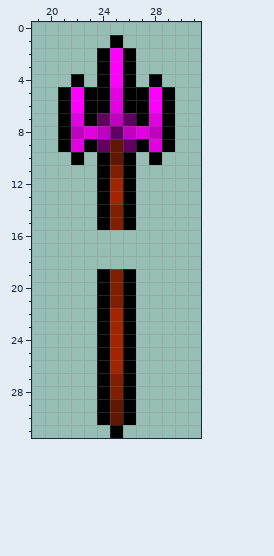
Pixel-art sprite: crawl-ref/source/rltiles/player/hand2/artefact/rift.png. This is how it looked before the edit.
The file is 32x32 pixels. Shown: x 19..31, y 0..31.
The result:
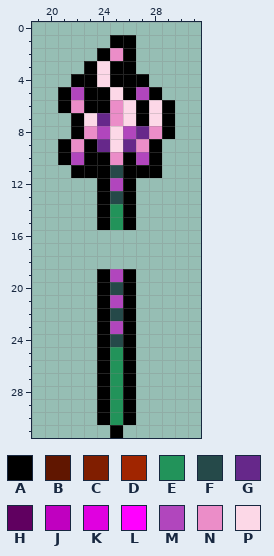
Palette (. is transparent): A #000000  B #601600  C #801e00  D #a02500  E #22935a  F #254949  G #66288a  H #600060  J #c000c0  K #e000e0  L #ff00ff  M #b146bd  N #eb8dc8  P #fcd8e7
The author wrote: Mirror rift to the left hand.
Changes in this commit:
Colour A now appears in row 1 at x 26; in row 3 at x 23; in row 4 at x 23 and 27; in row 10 at x 21 and 23; in row 11 at x 22 to 23 and 27 to 28.
The author changed colour J to colour A in row 8 at x 22.
The author changed colour K to colour A in row 7 at x 22; in row 9 at x 28.
The author changed colour L to colour A in rows 3 to 4 at x 25; in row 5 at x 28.
The author changed colour B to colour E in rows 29 to 30 at x 25.
The author changed colour C to colour E in rows 14 to 15 at x 25; in rows 27 to 28 at x 25.
The author changed colour D to colour E in rows 25 to 26 at x 25.
The author changed colour C to colour F in row 11 at x 25; in row 20 at x 25.
The author changed colour D to colour F in row 13 at x 25; in row 22 at x 25; in row 24 at x 25.
The author changed colour H to colour G in row 7 at x 24; in row 9 at x 24 and 26.
The author changed colour K to colour G in row 8 at x 27.
Colour M now appears in row 10 at x 27.
The author changed colour A to colour M in row 5 at x 27; in row 10 at x 22.
The author changed colour C to colour M in row 19 at x 25; in row 21 at x 25.
The author changed colour D to colour M in row 12 at x 25; in row 23 at x 25.
The author changed colour J to colour M in row 8 at x 24 and 26.
The author changed colour L to colour M in row 5 at x 22.
The author changed colour A to colour N in row 9 at x 27.
The author changed colour B to colour N in row 10 at x 25.
The author changed colour J to colour N in row 7 at x 25; in row 8 at x 28.
The author changed colour K to colour N in row 6 at x 25; in row 8 at x 23; in row 9 at x 22.
The author changed colour L to colour N in row 2 at x 25; in row 6 at x 22.
The author changed colour A to colour P in rows 3 to 4 at x 24; in row 6 at x 26; in row 7 at x 23.
The author changed colour B to colour P in row 9 at x 25.
The author changed colour H to colour P in row 7 at x 26; in row 8 at x 25.
The author changed colour K to colour P in row 5 at x 25; in row 7 at x 28.
The author changed colour L to colour P in row 6 at x 28.
Colour A is gone in row 4 at x 28; in row 5 at x 29; in rows 7 to 8 at x 21; in row 9 at x 29.
Changed places in both pictures, as pixel boxes (x1, y1, x2, y2):
changed: (58, 35, 175, 425)
